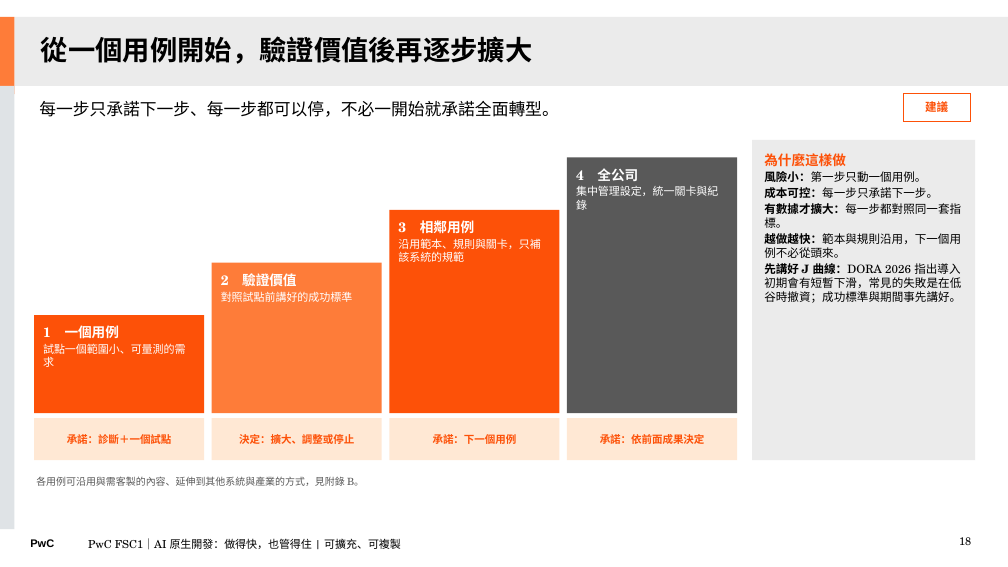
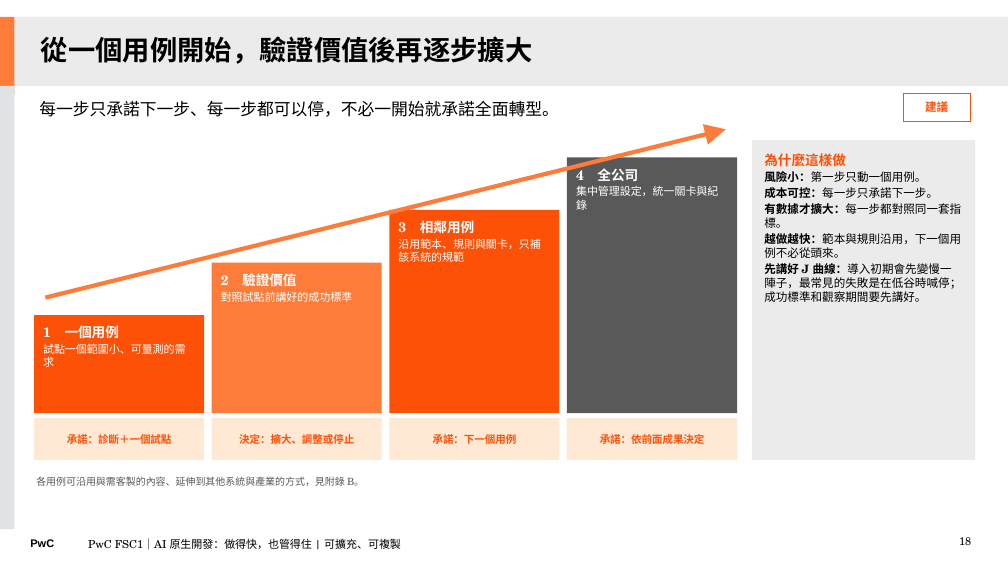
Before and after one commit to Robshao/PwC_FSC1, a slide deck: slide 18 of research/ai-native-sdlc/AI原生開發_做得快也管得住_客戶版.pptx. Drawn at 1008x567 pixels with LibreOffice and Linux fonts; fonts in the diff are those of the drawing. Boxes give left, top, right and bottom in pixels: in the first picture for what was removed or moved away, otherwise in the second. Text is boxed around its words. In the diff, an @@ line names an element or a change of style, - is before the commit and + after.

```diff
--- a/research/ai-native-sdlc/AI原生開發_做得快也管得住_客戶版.pptx
+++ b/research/ai-native-sdlc/AI原生開發_做得快也管得住_客戶版.pptx
@@ arrow added from (45, 298) to (726, 129), #FE7C39 4 pt @@
@@ text in rectangle at [764, 263, 961, 302]: text changed @@
-先講好 J 曲線：DORA 2026 指出導入初期會有短暫下滑，常見的失敗是在低谷時撤資；成功標準與期間事先講好。
+先講好 J 曲線：導入初期會先變慢一陣子，最常見的失敗是在低谷時喊停；成功標準和觀察期間要先講好。
```
Also in this commit, not shown: 11 other slides changed, 7 other files.
